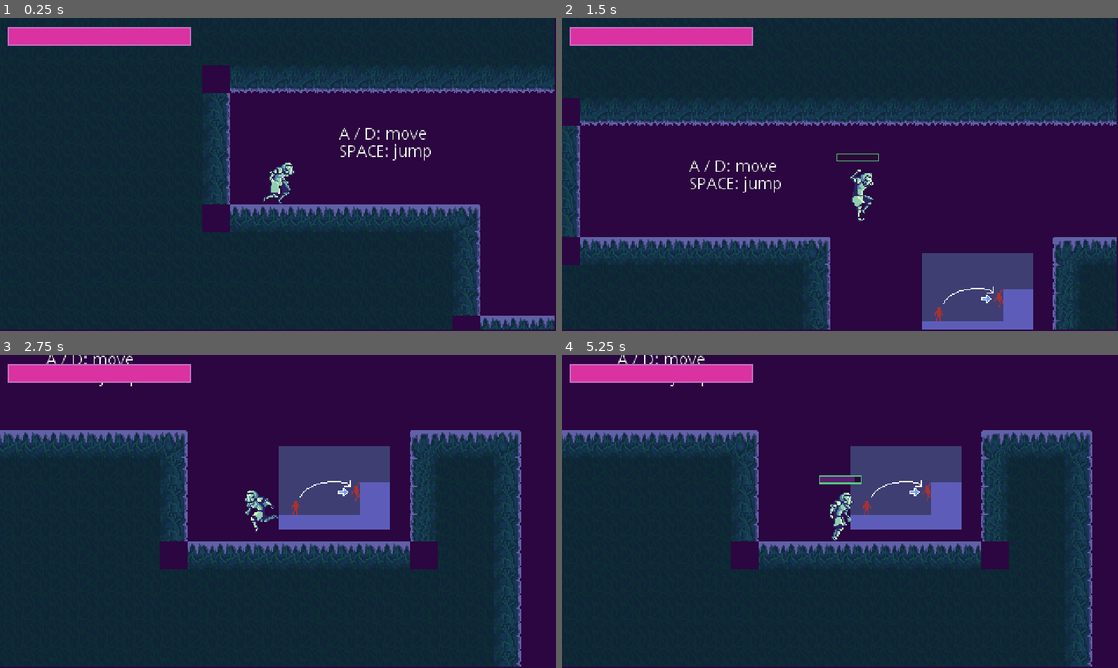
Above: before the commit, frames 1-4 (two rows, left to right).
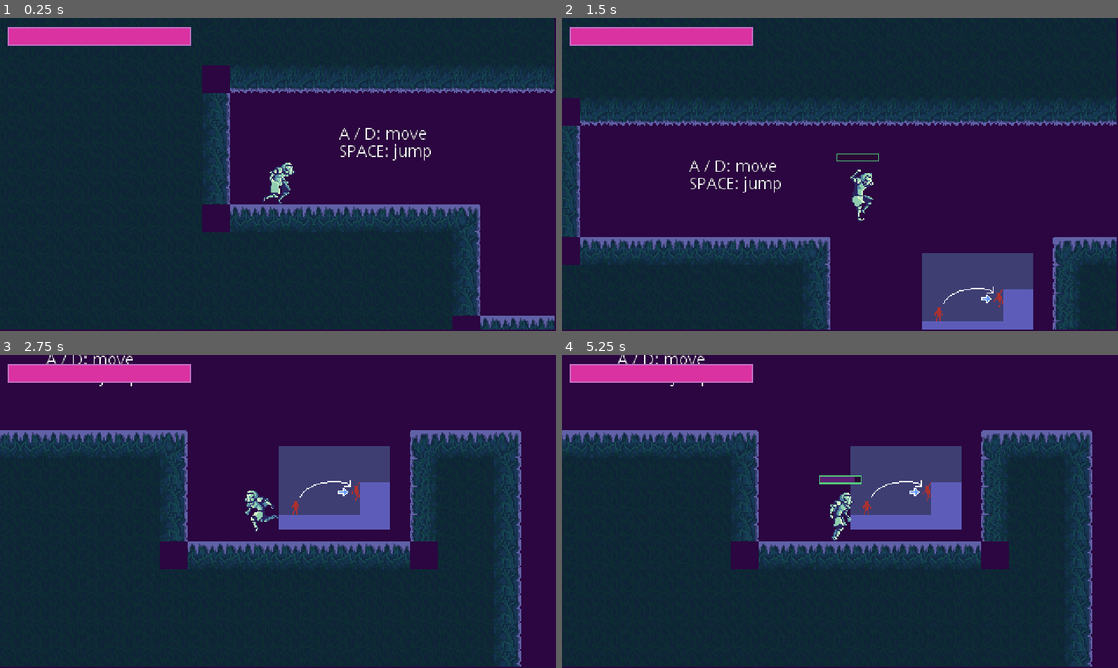
Above: after the commit, the same moments.

Repository: TKnowland/MetroidvaniaProject
Game: Godot game, scene res://scenes/world/Game.tscn
Two runs of this game, one before a commit and one after it. Both use one fixed random seed, a clock stepped at 60 frames per second and the inputs below.
Inputs:
- Up to frame 1 (0.25 s): no input
- Up to frame 2 (1.5 s): hold Shift (jetpack) 0.53-1.28 s; hold Right (ui_right) from 0.53 s (still down); tap Space (jump) at 0.77 s; tap Shift (jetpack) at 1.35 s
- Up to frame 3 (2.75 s): tap Space (jump) at 1.52 s; release Right (ui_right) at 2.03 s; hold Left (ui_left) from 2.03 s (still down); hold Shift (jetpack) from 2.03 s (still down)
- Up to frame 4 (5.25 s): release Left (ui_left) at 2.78 s; release Shift (jetpack) at 2.78 s; hold Right (ui_right) 2.78-4.28 s; tap Shift (jetpack) at 2.85, 4.35 s; tap Space (jump) at 3.02, 3.77, 4.52 s; hold Shift (jetpack) 3.53-4.28 s; hold Left (ui_left) 4.28-5.03 s; hold Right (ui_right) from 5.03 s (still down); hold Shift (jetpack) from 5.03 s (still down)

The runs differ from the first frame. In frame 1, 0.2% of the frame differs, in the area x 51-72%, y 60-69%; in frame 2, 0.2%, in the area x 13-34%, y 70-79%; in frame 3, 0.2%; in frame 4, 0.2%.

Commit message:
honestly idk

Diff:
--- a/scenes/world/Test.tscn
+++ b/scenes/world/Test.tscn
@@ -498,7 +498,7 @@
 cell_quadrant_size = 24
 cell_tile_origin = 1
 format = 1
-tile_data = PoolIntArray( -524293, 0, 0, -524292, 0, 1, -524 …(19949 unchanged characters)… 77, 327685, 0, 1, 327686, 0, 1, 327687, 0, 1, 327688, 0, 1, 327689, 0, 1, 327690, 0, 1, 327691, 0, 1, 327692, 0, 1, 327693, …(46260 unchanged characters)…
+tile_data = PoolIntArray( -524293, 0, 0, -524292, 0, 1, -524 …(19949 unchanged characters)… 77, 327685, 0, 1, 327686, 0, 1, 327687, 536870912, 1, 327688, 0, 1, 327689, 0, 1, 327690, 536870912, 1, 327691, 0, 1, 327692, 0, 1, 327693, …(46260 unchanged characters)…
 
 [node name="player" parent="." instance=ExtResource( 1 )]
 position = Vector2( 160, 93 )
